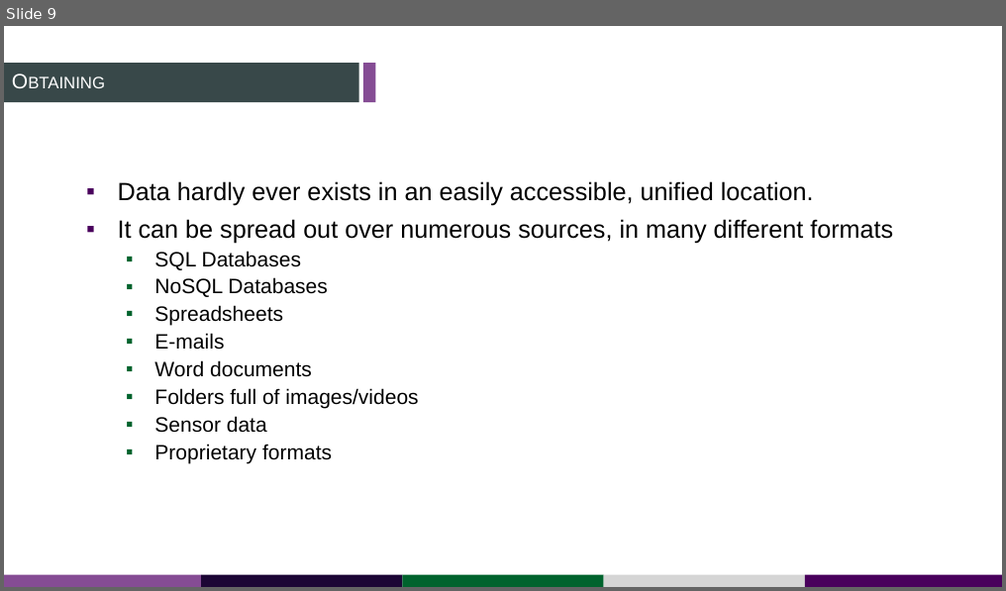
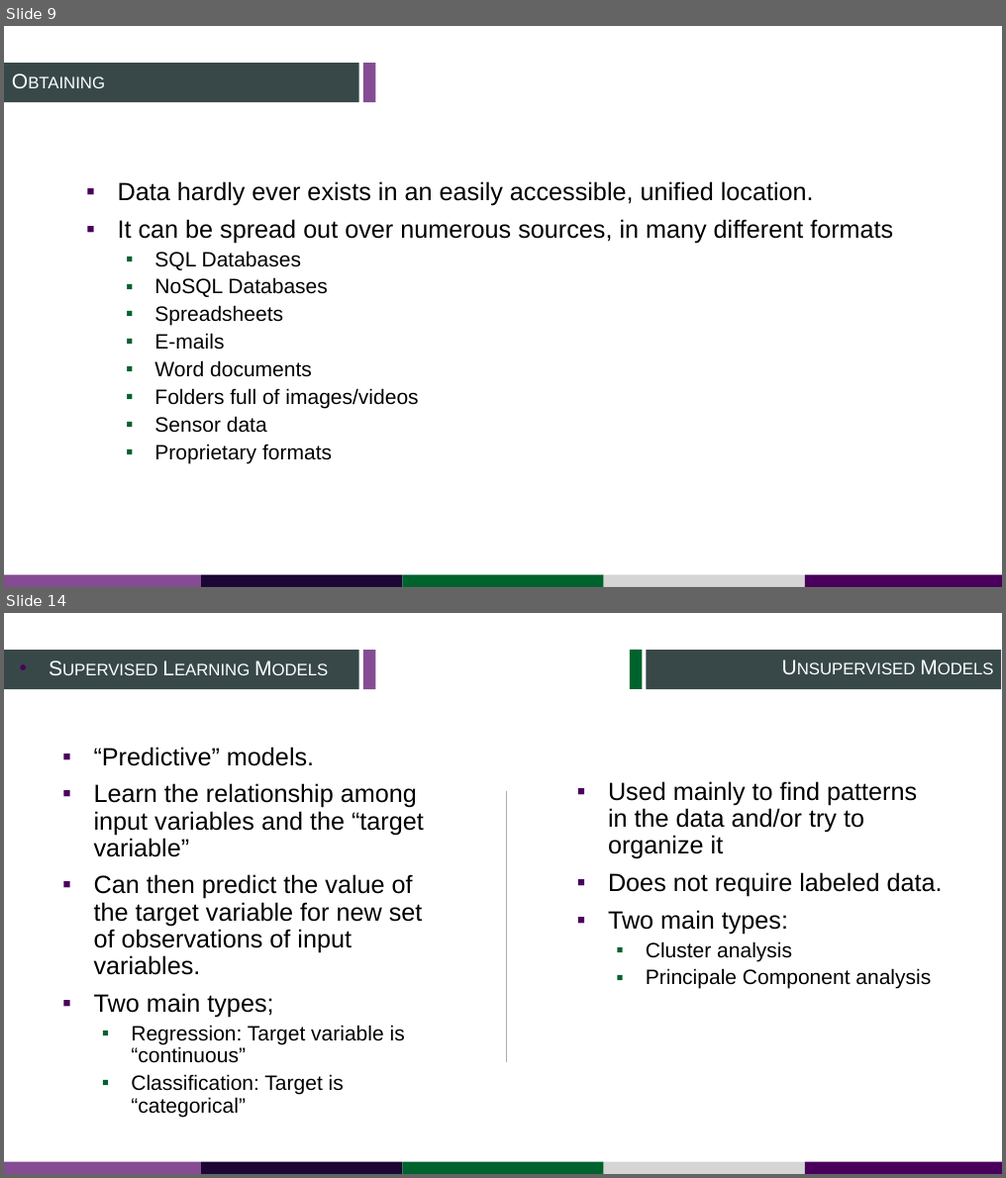
Before and after one commit to thekhan314/DataScienceOutline, a slide deck: Data Science & analysis.pptx. Shown one above the other, each under a label of ours: slide 9 before the commit, slides 9 and 14 after it; the slides between them are not shown. The pictures are 1006x591 and 1006x1178 pixels, drawn with LibreOffice and Linux fonts; fonts in the diff are those of the drawing. Boxes give left, top, right and bottom in pixels: in the first picture for what was removed or moved away, otherwise in the second. Text is boxed around its words. In the diff, an @@ line names an element or a change of style, - is before the commit and + after.

```diff
--- a/Data Science & analysis.pptx
+++ b/Data Science & analysis.pptx
@@ slide 14 added at (x1=4, y1=613, x2=1002, y2=1174), background #FFFFFF; not listed: 7 template elements that a slide beside it also shows @@
@@ rectangle added at (x1=630, y1=650, x2=643, y2=689), fill #00632D @@
@@ rectangle added at (x1=647, y1=650, x2=1002, y2=689), fill #384849 @@
@@ title added at (x1=647, y1=650, x2=1002, y2=687), 20 pt, text #FFFFFF, small capitals @@
+Unsupervised Models
@@ text added at (x1=94, y1=747, x2=424, y2=1095), 24 pt, text #000000 @@
+▪ “Predictive” models.
+▪ Learn the relationship among input variables and the “target variable”
+▪ Can then predict the value of the target variable for new set of observations of input variables.
+▪ Two main types;
+  ▪ Regression: Target variable is “continuous”
+  ▪ Classification: Target is “categorical”
@@ text added at (x1=227, y1=747, x2=314, y2=766), 20 pt, text #FFFFFF, small capitals @@
+• Supervised Learning Models
@@ text added at (x1=608, y1=781, x2=943, y2=989), 24 pt, text #000000 @@
+▪ Used mainly to find patterns in the data and/or try to organize it
+▪ Does not require labeled data.
+▪ Two main types:
+  ▪ Cluster analysis
+  ▪ Principale Component analysis
@@ line added from (506, 791) to (506, 1062), #AEABAB 1 pt @@
```
Also in this commit, not shown: 1 slide changed, 5 other slides added.
